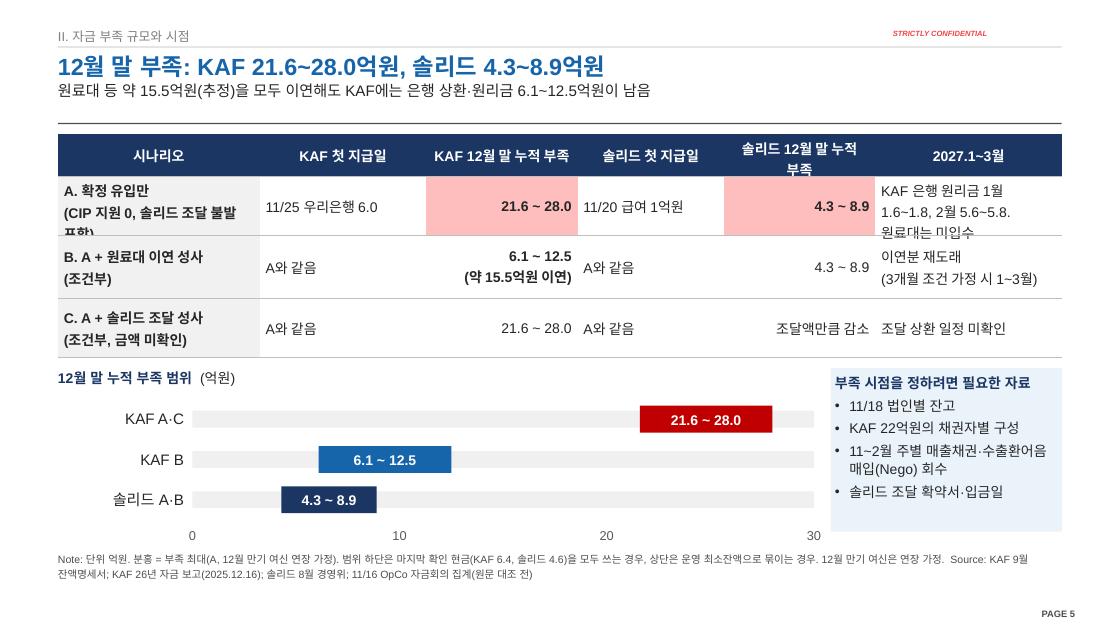
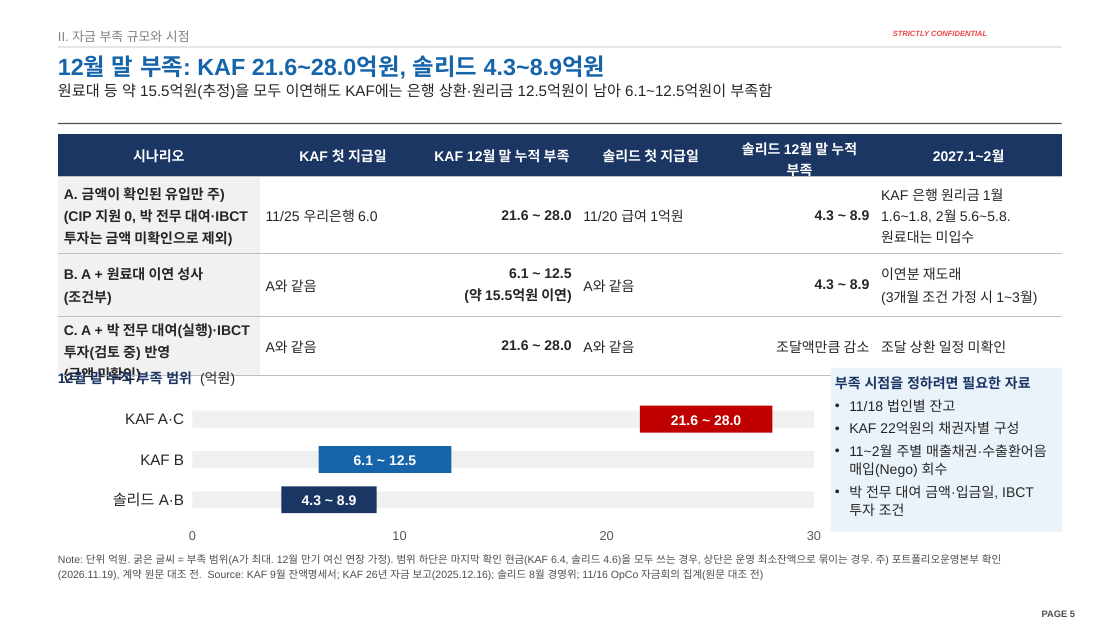
Before and after one commit to jogyesung/GS-Secretary, a slide deck: slide 5 of outputs/CIP_KAF_솔리드_자금조달차질_시나리오_20261118.pptx. Drawn at 1120x630 pixels with LibreOffice and Linux fonts; fonts in the diff are those of the drawing; background and template pictures are left out. Boxes give left, top, right and bottom in pixels: in the first picture for what was removed or moved away, otherwise in the second. Text is boxed around its words. In the diff, an @@ line names an element or a change of style, - is before the commit and + after.

```diff
--- a/outputs/CIP_KAF_솔리드_자금조달차질_시나리오_20261118.pptx
+++ b/outputs/CIP_KAF_솔리드_자금조달차질_시나리오_20261118.pptx
@@ text at bbox=[58, 83, 772, 99]: text changed @@
-원료대 등 약 15.5억원(추정)을 모두 이연해도 KAF에는 은행 상환·원리금 6.1~12.5억원이 남음
+원료대 등 약 15.5억원(추정)을 모두 이연해도 KAF에는 은행 상환·원리금 12.5억원이 남아 6.1~12.5억원이 부족함
@@ table at bbox=[58, 134, 1061, 394] @@
-row 1, column 6: 2027.1~3월
+row 1, column 6: 2027.1~2월
-row 2, column 1: A. 확정 유입만 / (CIP 지원 0, 솔리드 조달 불발 포함)
+row 2, column 1: A. 금액이 확인된 유입만 주) / (CIP 지원 0, 박 전무 대여·IBCT 투자는 금액 미확인으로 제외)
-row 4, column 1: C. A + 솔리드 조달 성사 / (조건부, 금액 미확인)
+row 4, column 1: C. A + 박 전무 대여(실행)·IBCT 투자(검토 중) 반영 / (금액 미확인)
@@ fill #FFBEBE to none in 2 cells @@
@@ bold on in "4.3 ~ 8.9", "21.6 ~ 28.0" @@
@@ text in rectangle at bbox=[849, 485, 1034, 516]: text changed @@
-• 솔리드 조달 확약서·입금일
+• 박 전무 대여 금액·입금일, IBCT 투자 조건
@@ text at bbox=[58, 554, 1001, 581]: text changed @@
-Note: 단위 억원. 분홍 = 부족 최대(A, 12월 만기 여신 연장 가정). 범위 하단은 마지막 확인 현금(KAF 6.4, 솔리드 4.6)을 모두 쓰는 경우, 상단은 운영 최소잔액으로 묶이는 경우. 12월 만기 여신은 연장 가정. Source: KAF 9월 잔액명세서; KAF 26년 자금 보고(2025.12.16); 솔리드 8월 경영위; 11/16 OpCo 자금회의 집계(원문 대조 전)
+Note: 단위 억원. 굵은 글씨 = 부족 범위(A가 최대. 12월 만기 여신 연장 가정). 범위 하단은 마지막 확인 현금(KAF 6.4, 솔리드 4.6)을 모두 쓰는 경우, 상단은 운영 최소잔액으로 묶이는 경우. 주) 포트폴리오운영본부 확인(2026.11.19), 계약 원문 대조 전. Source: KAF 9월 잔액명세서; KAF 26년 자금 보고(2025.12.16); 솔리드 8월 경영위; 11/16 OpCo 자금회의 집계(원문 대조 전)
```
Also in this commit, not shown: 24 other slides changed, 1 other file.
